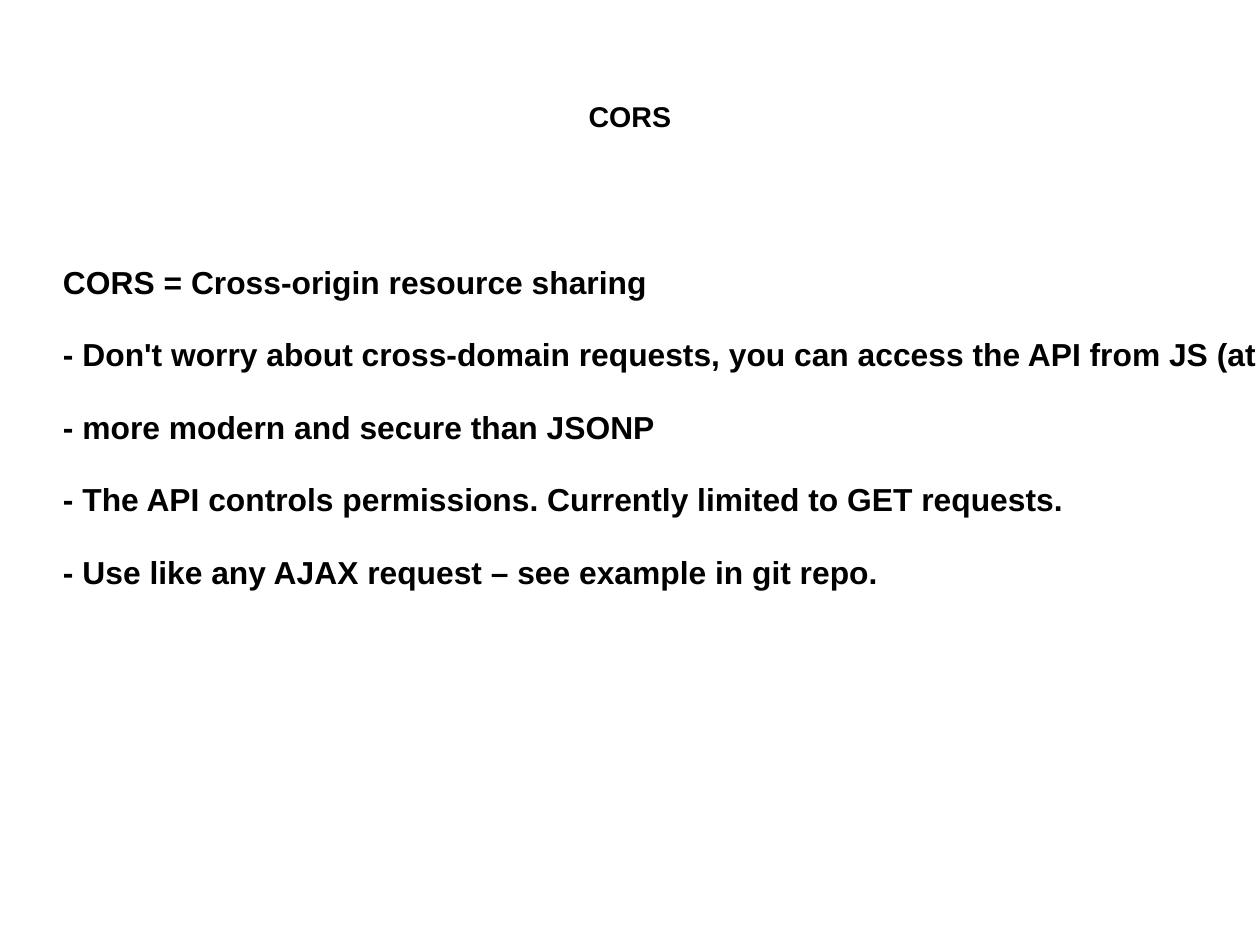
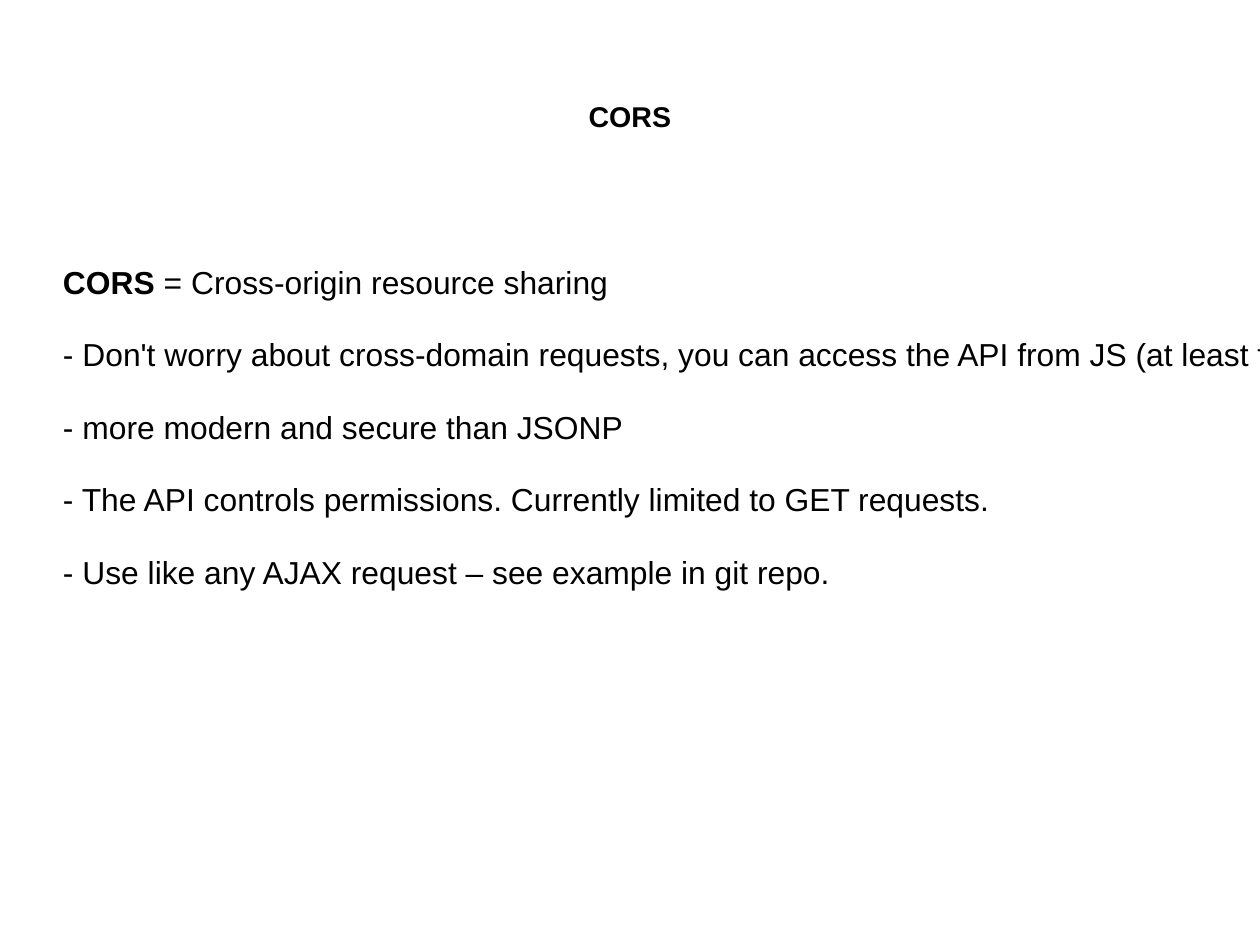
Before and after one commit to berkeley-gif/reshoot, a slide deck: slide 1 of docs/slides.pptx. Drawn at 1260x945 pixels with LibreOffice and Linux fonts; fonts in the diff are those of the drawing. Boxes give left, top, right and bottom in pixels: in the first picture for what was removed or moved away, otherwise in the second. Text is boxed around its words. In the diff, an @@ line names an element or a change of style, - is before the commit and + after.

```diff
--- a/docs/slides.pptx
+++ b/docs/slides.pptx
@@ text "CORS = Cross-origin resource sharing" at (63, 271, 1173, 589): bold off @@
```
Also in this commit, not shown: 1 other slide changed, 2 other files.
